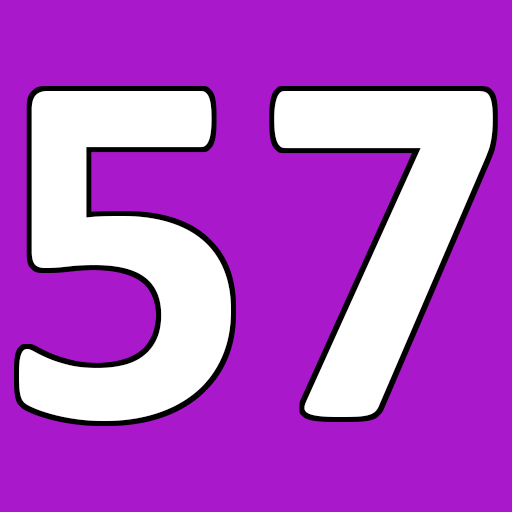
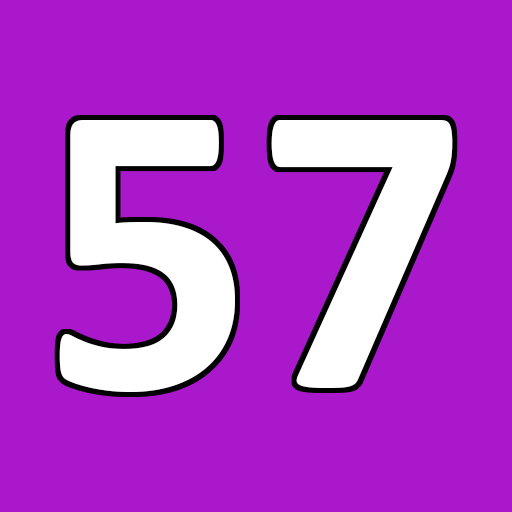
The second w=512, h=512 image is a revision of the first. Changes to its layers:
painted on "57" over (x1=19, y1=91, x2=493, y2=421)
painted on "Background" over (x1=14, y1=86, x2=498, y2=426)
